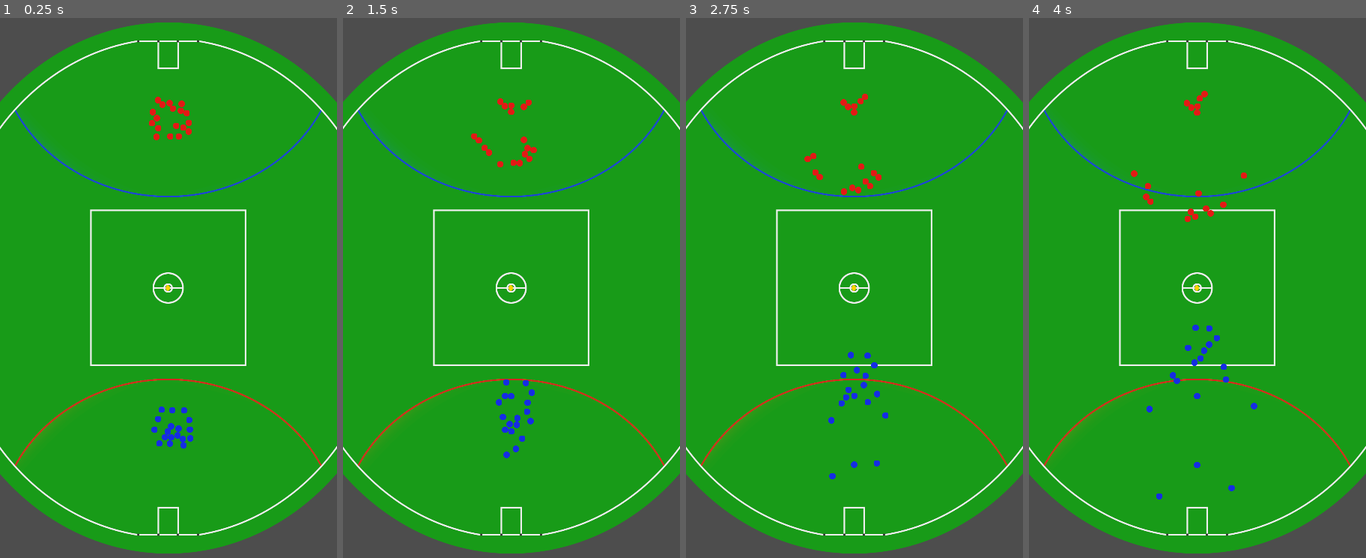
Above: before the commit, frames 1-4 (left to right).
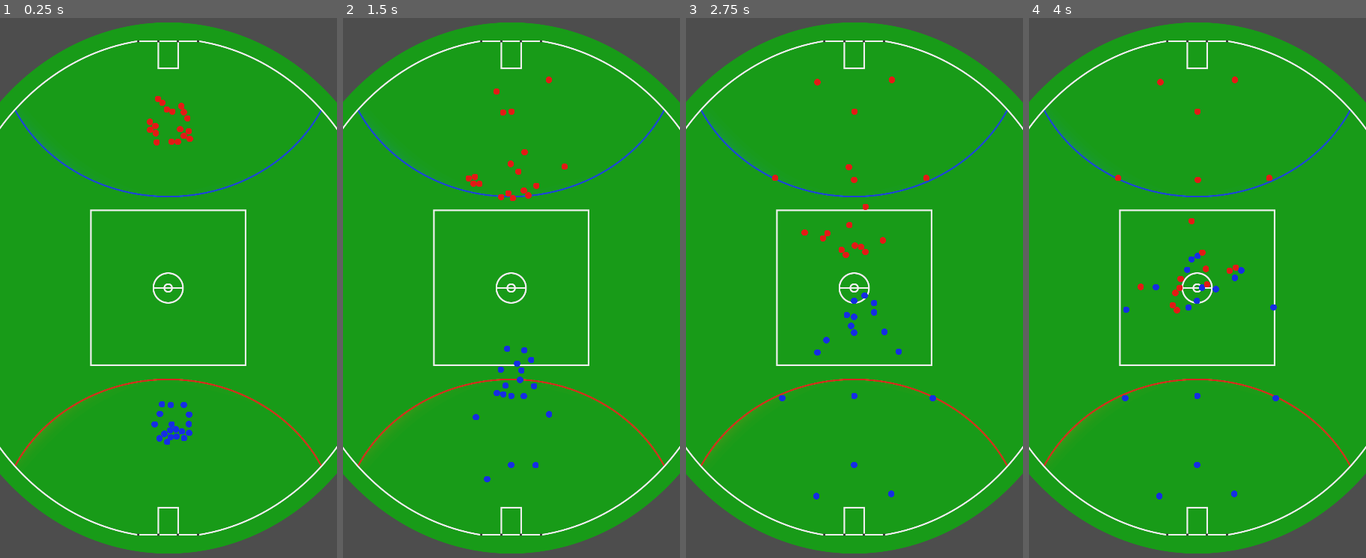
Above: after the commit, the same moments.

Repository: smartshark27/flat-footy
Game: Godot game, scene res://scenes/match.tscn
Two runs of this game, one before a commit and one after it. Both use one fixed random seed, a clock stepped at 60 frames per second and the inputs below.
Inputs:
- Up to frame 1 (0.25 s): no input
- Up to frame 2 (1.5 s): no input
- Up to frame 3 (2.75 s): no input
- Up to frame 4 (4 s): no input

The runs differ from the first frame. In frame 1, 0.9% of the frame differs, in the area x 43-58%, y 14-80%; in frame 2, 1.2%; in frame 3, 1.3%, in the area x 25-75%, y 10-90%; in frame 4, 1.2%.

Commit message:
Add bumping to allow players to run to positions better

Diff:
--- a/project/scenes/match.tscn
+++ b/project/scenes/match.tscn
@@ -13,7 +13,7 @@
 [node name="Stadium" parent="." instance=ExtResource("1_8w50r")]
 
 [node name="Ball" parent="." instance=ExtResource("3_bigrn")]
-position = Vector2(539, 960)
+position = Vector2(1268, 946)
 
 [node name="BlueTeam" parent="." instance=ExtResource("4_tf8dd")]
 position = Vector2(557, 1412)
--- a/project/scenes/player.tscn
+++ b/project/scenes/player.tscn
@@ -24,4 +24,7 @@
 [node name="ThinkTimer" type="Timer" parent="."]
 autostart = true
 
+[node name="BumpTimer" type="Timer" parent="."]
+one_shot = true
+
 [connection signal="timeout" from="ThinkTimer" to="." method="_on_think_timer_timeout"]
--- a/project/scripts/player.gd
+++ b/project/scripts/player.gd
@@ -3,7 +3,9 @@
 @export var team_position: Globals.TeamPosition
 @export var centre_bounce_position: Vector2
 
-const RUN_SPEED: float = 7 * Globals.PIXEL_PER_METRE
+const RUN_SPEED: float = 7 * Globals.PIXEL_PER_METRE * 2
+const BUMP_MULTIPLIER: float = 8.0
+const BUMP_ROTATION: float = PI / 10
 const MAX_KICK_METRES: float = 60.0
 const BALL_PLAYER_DISPOSAL_SEPARATION = 24.0
 
@@ -16,12 +18,14 @@
 	var matchBall: Node2D = _get_match_ball()
 
 	if state == Globals.PlayerState.MOVING_TO_START_POSITION:
-		_move_toward(delta, centre_bounce_position)
+		#_move_toward_nav_target()
+		_move_toward(centre_bounce_position)
+		_check_collisions(delta)
 	elif state == Globals.PlayerState.SEEKING_BALL and matchBall:
-		_move_toward(delta, matchBall.position)
-		_check_collisions()
+		_move_toward(matchBall.position)
+		_check_collisions(delta)
 	elif state == Globals.PlayerState.HAS_BALL:
-		_move_toward(delta, _get_stadium().get_node("BlueGoalMiddle").global_position)
+		_move_toward(_get_stadium().get_node("BlueGoalMiddle").global_position)
 
 
 func _on_think_timer_timeout() -> void:
@@ -68,17 +72,22 @@
 	$Ball.visible = false
 
 
-func _move_toward(delta: float, target: Vector2) -> void:
-	var direction = (target - global_position).normalized()
-	$Ball.rotation = direction.angle() + PI / 2
-	velocity = direction * RUN_SPEED
-	move_and_slide()
+func _move_toward(target: Vector2) -> void:
+	if global_position.distance_to(target) > 2:
+		var direction = (target - global_position).normalized()
+		$Ball.rotation = direction.angle() + PI / 2
+		velocity = direction * RUN_SPEED
+		move_and_slide()
 
 
-func _check_collisions() -> void:
+func _check_collisions(delta: float) -> void:
 	var collision: KinematicCollision2D = get_last_slide_collision()
-	if collision && collision.get_collider().name == "Ball":
-		_take_possession()
+	if collision:
+		var collider: Node2D = collision.get_collider()
+		if collider.name == "Ball":
+			_take_possession()
+		elif collider.is_in_group("players"):
+			_bump(collider, collision.get_normal().rotated(BUMP_ROTATION))
 
 
 func _take_possession() -> void:
@@ -95,6 +104,16 @@
 	$Ball.visible = true
 
 
+func _bump(player: CharacterBody2D, direction: Vector2) -> void:
+	if $BumpTimer.is_stopped():
+		player.get_bumped(direction)
+		$BumpTimer.start()
+
+func get_bumped(direction: Vector2) -> void:
+	$BumpTimer.start()
+	global_position = global_position - direction * BUMP_MULTIPLIER
+
+
 func _get_match_ball() -> Node2D:
 	return _get_match().get_node("Ball")
 
